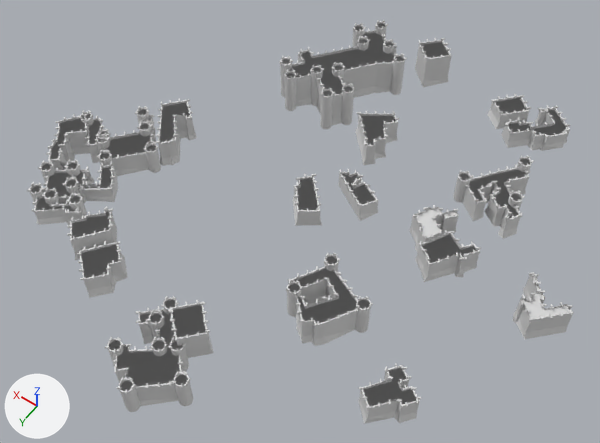
The glTF model assets/models/lemans/enceinte_lod0.glb: old version first, new version second.
Rendered twice from a 50 mm camera at (-150.0, 204.0, 300.0) aimed at (-12.0, 10.0, -5.0). Every picture has the same lights, and +X, +Y and +Z are marked at lower left. The older version comes first. Vertices at exactly the same position are counted once.

The scene before the commit, as lines of its bpy script (objects in view):
```python
me_static = bpy.data.meshes.new('static')
me_static.from_pydata(...)  # 10488 vertices, 16785 faces; spans x -137.0..115.0, y -126.0..126.0, z -15.0..17.0
me_static.materials.append(mat_pierre_taille_c9a890)  # light grey #dadada
ob_static = bpy.data.objects.new('static', me_static)
ob_static.location = (0.0, 0.0, 0.0)
```
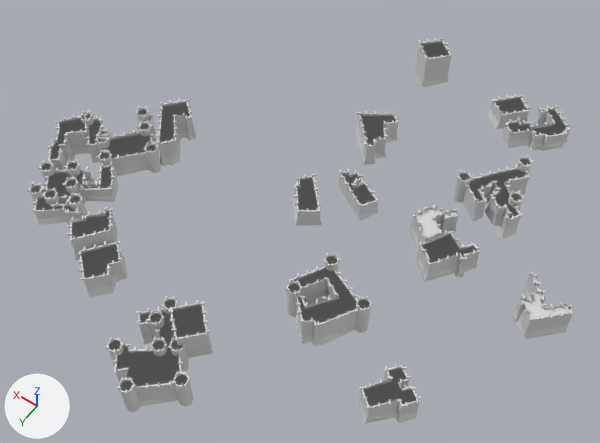
The newer file is also turned or shifted as a whole; pictures and numbers use the older file's frame.

What differs and where, as boxes [x1, y1, x2, y2] in the pictures (600 x 443 px):
'static', reshaped
    before: [27, 20, 574, 424]
    after: [27, 38, 574, 424]
part 1 of me_static, deleted
    before: [279, 20, 407, 129]

Patch to the scene script:
```diff
--- a/assets/models/lemans/enceinte_lod0.glb.py
+++ b/assets/models/lemans/enceinte_lod0.glb.py
@@ me_static @@
 # used by ob_static; location = (0.0, 0.0, 0.0)
-me_static.from_pydata(...)  # 10488 vertices, 16785 faces; spans x -137.0..115.0, y -126.0..126.0, z -15.0..17.0
+me_static.from_pydata(...)  # 8580 vertices, 13641 faces; spans x -137.0..115.0, y -126.0..126.0, z -15.0..17.0
+# me_static part 1: 117 loose pieces with 1908 vertices, spanning x -3.0..50.0, y -117.0..-50.0, z -10.0..13.0, are deleted
+# other edits to the shape of me_static do not show in these pictures
 me_static.materials.append(mat_pierre_taille_c9a890)
```
